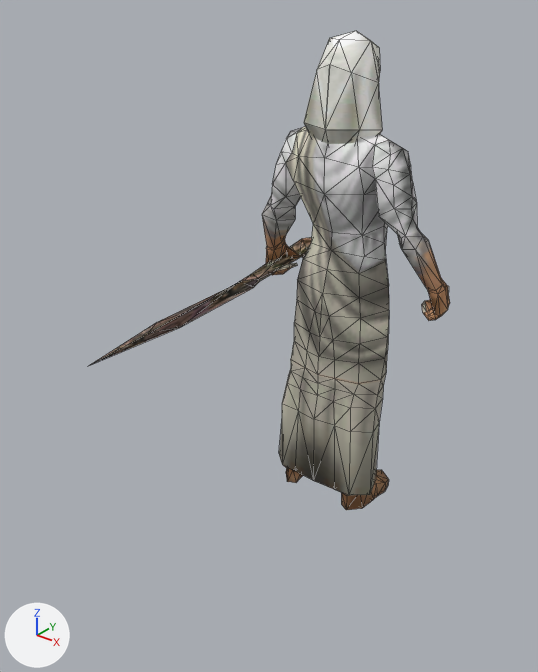
What one commit did to the glTF model assets/models/units/rome_healer.glb.
The view is the same before and after, from a camera (50 mm lens) standing at (1.35, -1.82, 1.86) and looking at (-0.16, 0.06, 0.69). The lights are fixed; the arrows at lower left show +X, +Y and +Z. The older version comes first. Mesh edges are drawn as thin lines. Where no turn or scale is listed for an object, it has been applied to the vertices. Vertices at exactly the same position are counted once.

Objects in the first picture: 'rome_healer_part0', 'rome_healer_part2', 'rome_healer_part3'.
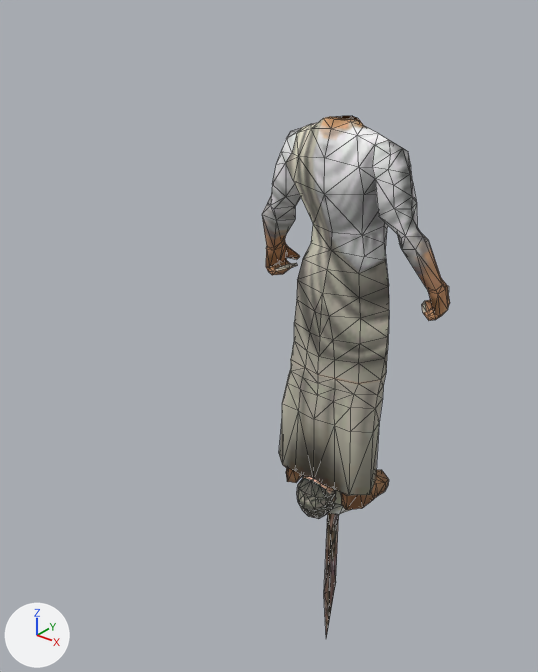
Where the change shows, as pixel boxes (x1, y1, x2, y2) in the pictures (538 x 672 px):
'rome_healer_part3', moved, turned (mostly hidden afterwards): before (304, 31, 382, 144); after (302, 476, 350, 514)
'rome_healer_part2', deleted: before (90, 237, 312, 365)
'rome_healer_part1', moved, turned (not visible before): after (297, 476, 336, 519)
'tool_Weapon', added: after (324, 513, 339, 638)

The change in detail:
me_rome_healer_part1 is used by ob_rome_healer_part1; location (0.004, 0.277, 0.0).
me_rome_healer_part1 had 90 vertices, 166 faces and spanned x -0.074..0.074, y -0.089..0.119, z 1.429..1.672.
me_rome_healer_part1 now has 90 vertices, 166 faces and spans x -0.074..0.074, y -0.195..0.041, z -0.095..0.125.
me_rome_healer_part1 part 1: the whole mesh is turned 98.2 degrees about the x axis through its middle, then moved by (0.0, -0.092, -1.536).
me_rome_healer_part3 is used by ob_rome_healer_part3; location (0.004, 0.277, 0.0).
me_rome_healer_part3 had 59 vertices, 72 faces and spanned x -0.144..0.144, y -0.135..0.087, z 1.32..1.7.
me_rome_healer_part3 now has 59 vertices, 72 faces and spans x -0.144..0.144, y -0.119..0.08, z -0.123..0.266.
me_rome_healer_part3 part 2: the whole mesh is turned 8.2 degrees about the x axis through its middle, then moved by (0.0, 0.015, -1.438).
Mesh me_rome_healer_part2_1 is new.
It has 19 vertices, 34 faces and spans x -0.024..0.024, y -0.047..0.036, z -0.919..0.215.
It uses material mat_mat2 (picture img_tex2).
Object 'rome_healer_part2' (ob_rome_healer_part2) is deleted.
Object 'tool_Weapon' (ob_tool_weapon) is new; it shows me_rome_healer_part2_1.
Its location is (0.004, 0.277, 0.0).
